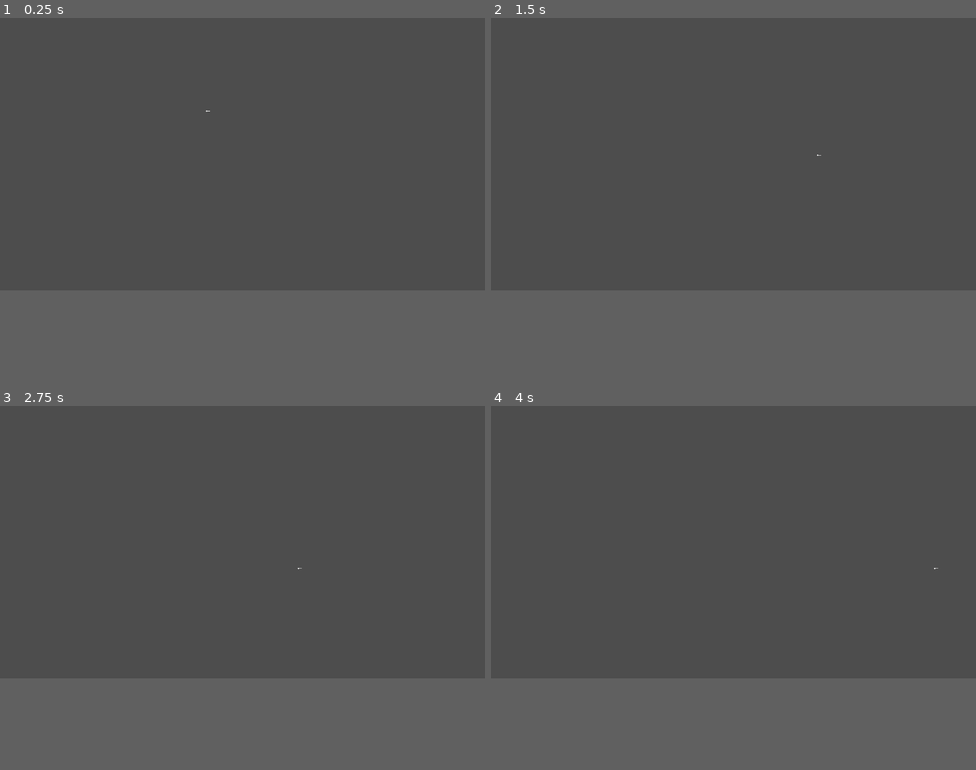
Above: before the commit, frames 1-4 (two rows, left to right).
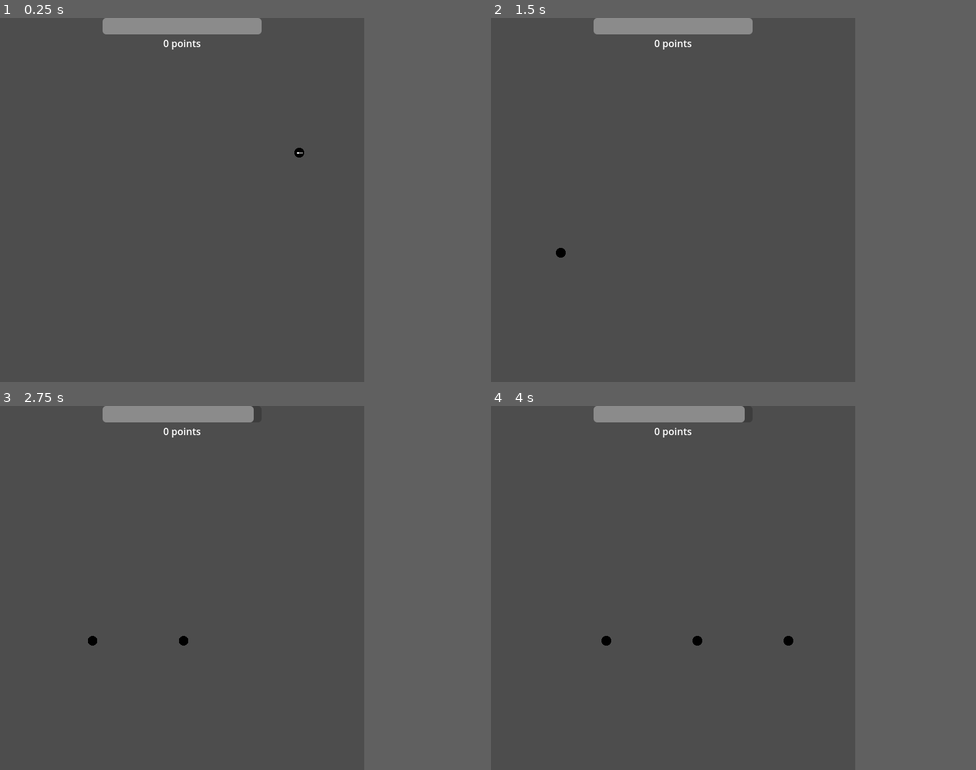
Above: after the commit, the same moments.

Repository: the-alex-g/0Hour-2024
Game: Godot game, scene res://world/world.tscn
Same seed, same stepped clock (60 frames per second), same inputs: the game is played once before the commit and once after it.
Inputs:
- Up to frame 1 (0.25 s): no input
- Up to frame 2 (1.5 s): hold Shift (shift) 0.53-1.28 s; hold D (right) from 0.53 s (still down); tap Space (jump) at 0.77 s; tap Shift (shift) at 1.35 s
- Up to frame 3 (2.75 s): tap Space (jump) at 1.52 s; release D (right) at 2.03 s; hold A (left) from 2.03 s (still down); hold Shift (shift) from 2.03 s (still down)
- Up to frame 4 (4 s): release A (left) at 2.78 s; release Shift (shift) at 2.78 s; hold D (right) from 2.78 s (still down); tap Shift (shift) at 2.85 s; tap Space (jump) at 3.02, 3.77 s; hold Shift (shift) from 3.53 s (still down)
In our replay, the window is 799x449 before the commit and 600x600 after it. These sizes can differ from the game's own. Grey fills any space a smaller window leaves; there, only what the larger window draws over its background counts as a difference.

The runs differ from the first frame. In frame 1, 1.6% of the frame differs, in the area x 21-63%, y 0-39%; in frame 2, 1.6%; in frame 3, 1.6%; in frame 4, 1.6%, in the area x 21-93%, y 0-66%.

Commit message:
Finish the game?

Diff:
--- a/project/enemy/enemy.gd
+++ b/project/enemy/enemy.gd
@@ -31,6 +31,10 @@
 	projectile.global_position = global_position
 	projectile.target = target.global_position
 
-	_cooldown_timer.start(cooldown_time)
+	_cooldown_timer.start(cooldown_time + randf() - 0.5)
 	await _cooldown_timer.timeout
 	_can_attack = true
+
+
+func _draw() -> void:
+	draw_circle(Vector2.ZERO, 8, Color.BLACK)
--- a/project/enemy/enemy.tscn
+++ b/project/enemy/enemy.tscn
@@ -6,10 +6,12 @@
 size = Vector2(16, 16)
 
 [node name="Enemy" type="CharacterBody2D"]
+collision_mask = 0
 script = ExtResource("1_vb6eh")
 
 [node name="CollisionShape2D" type="CollisionShape2D" parent="."]
 shape = SubResource("RectangleShape2D_rwt15")
 
 [node name="CooldownTimer" type="Timer" parent="."]
+wait_time = 3.0
 one_shot = true
--- a/project/enemy/enemy_spawner.gd
+++ b/project/enemy/enemy_spawner.gd
@@ -2,9 +2,17 @@
 
 var target : Player
 
+var enemy_count := 0
+
 
 func _on_timer_timeout() -> void:
-	var enemy := preload("res://enemy/enemy.tscn").instantiate()
-	enemy.global_position = global_position
-	enemy.target = target
-	get_parent().add_child(enemy)
+	if enemy_count < 3:
+		var enemy := preload("res://enemy/enemy.tscn").instantiate()
+		enemy.global_position = global_position
+		enemy.target = target
+		get_parent().add_child(enemy)
+		enemy_count += 1
+
+		await enemy.tree_exited
+
+		enemy_count -= 1
--- a/project/enemy/projectile.gd
+++ b/project/enemy/projectile.gd
@@ -12,3 +12,7 @@
 	if body is Player:
 		body.health -= 5
 		queue_free()
+
+
+func _draw() -> void:
+	draw_circle(Vector2.ZERO, 4, Color.ORANGE_RED)
--- a/project/enemy/projectile.tscn
+++ b/project/enemy/projectile.tscn
@@ -3,6 +3,7 @@
 [ext_resource type="Script" path="res://enemy/projectile.gd" id="1_ukiiv"]
 
 [sub_resource type="CircleShape2D" id="CircleShape2D_njdt2"]
+radius = 4.0
 
 [node name="Projectile" type="Area2D"]
 script = ExtResource("1_ukiiv")
--- a/project/player/player.gd
+++ b/project/player/player.gd
@@ -1,11 +1,22 @@
 class_name Player
 extends CharacterBody2D
+
+signal health_updated(new_health: int)
+signal gained_point
 
 const GRAVITY := 15
 
 @export var speed := 200.0
 @export var jump_strength := 200.0
-@export var health := 100.0
+@export var health := 100 :
+	set(value):
+		if value > 0:
+			health = value
+		else:
+			health = 0
+		health_updated.emit(health)
+
+var _can_defend := true
 
 @onready var _weapon : Area2D = $Weapon
 
@@ -20,30 +31,42 @@
 		velocity.y = -jump_strength
 
 	var action := Input.get_vector("weapon_left", "weapon_right", "weapon_up", "weapon_down")
-	if action != Vector2.ZERO:
+
+	if $Weapon/AnimatedSprite2D.animation == "defend":
+		for area: Area2D in _weapon.get_overlapping_areas():
+			if area is Projectile:
+				area.queue_free()
+				gained_point.emit()
+	elif $Weapon/AnimatedSprite2D.animation == "attack":
+		for body: PhysicsBody2D in _weapon.get_overlapping_bodies():
+			if body is Enemy:
+				body.queue_free()
+				gained_point.emit()
+				gained_point.emit()
+	elif action != Vector2.ZERO:
 		_weapon.rotation = action.angle()
-		if $Weapon/AnimatedSprite2D.animation == "default":
-			if Input.is_action_pressed("shift"):
-				_defend()
-			else:
-				_attack()
+		if Input.is_action_pressed("shift") and _can_defend:
+			_defend()
+		else:
+			_attack()
 
 	move_and_slide()
 
 
 func _defend() -> void:
 	$Weapon/AnimatedSprite2D.play("defend")
-	for area: Area2D in _weapon.get_overlapping_areas():
-		if area is Projectile:
-			area.queue_free()
+	_can_defend = false
+	await get_tree().create_timer(1.5).timeout
+	_can_defend = true
 
 
 func _attack() -> void:
 	$Weapon/AnimatedSprite2D.play("attack")
-	for body: PhysicsBody2D in _weapon.get_overlapping_bodies():
-		if body is Enemy:
-			body.queue_free()
 
 
 func _on_animated_sprite_2d_animation_finished() -> void:
 	$Weapon/AnimatedSprite2D.play("default")
+
+
+func _draw() -> void:
+	draw_circle(Vector2.ZERO, 8, Color.BLACK)
--- a/project/player/player.tscn
+++ b/project/player/player.tscn
@@ -44,7 +44,7 @@
 }],
 "loop": true,
 "name": &"default",
-"speed": 5.0
+"speed": 10.0
 }, {
 "frames": [{
 "duration": 1.0,
@@ -52,7 +52,7 @@
 }],
 "loop": false,
 "name": &"defend",
-"speed": 5.0
+"speed": 1.0
 }]
 
 [node name="Player" type="CharacterBody2D"]
@@ -70,6 +70,7 @@
 [node name="AnimatedSprite2D" type="AnimatedSprite2D" parent="Weapon"]
 texture_filter = 1
 sprite_frames = SubResource("SpriteFrames_xy0lq")
+animation = &"defend"
 autoplay = "default"
 offset = Vector2(2, -0.5)
 
--- a/project/project.godot
+++ b/project/project.godot
@@ -14,6 +14,11 @@
 run/main_scene="res://world/world.tscn"
 config/features=PackedStringArray("4.3", "GL Compatibility")
 config/icon="res://icon.svg"
+
+[display]
+
+window/size/viewport_width=600
+window/size/viewport_height=600
 
 [input]
 
--- a/project/world/world.gd
+++ b/project/world/world.gd
@@ -1,7 +1,24 @@
 extends Node2D
+
+var _score := 0
+var _game_over := false
 
 
 # Called when the node enters the scene tree for the first time.
 func _ready() -> void:
 	$EnemySpawner.target = $Player
 	$EnemySpawner2.target = $Player
+
+
+func _on_player_health_updated(new_health: int) -> void:
+	$CanvasLayer/Control/ProgressBar.value = new_health
+	if new_health == 0:
+		_game_over = true
+		$CanvasLayer/Control/Label2.visible = true
+
+
+func _on_player_gained_point() -> void:
+	if _game_over:
+		return
+	_score += 1
+	$CanvasLayer/Control/Label.text = "%d points" % [_score]
--- a/project/world/world.tscn
+++ b/project/world/world.tscn
@@ -26,3 +26,56 @@
 
 [node name="EnemySpawner2" parent="." instance=ExtResource("3_kuj8x")]
 position = Vector2(1040, 387)
+
+[node name="CanvasLayer" type="CanvasLayer" parent="."]
+
+[node name="Control" type="Control" parent="CanvasLayer"]
+layout_mode = 3
+anchors_preset = 15
+anchor_right = 1.0
+anchor_bottom = 1.0
+grow_horizontal = 2
+grow_vertical = 2
+
+[node name="ProgressBar" type="ProgressBar" parent="CanvasLayer/Control"]
+layout_mode = 1
+anchors_preset = 5
+anchor_left = 0.5
+anchor_right = 0.5
+offset_left = -131.0
+offset_right = 131.0
+offset_bottom = 27.0
+grow_horizontal = 2
+value = 100.0
+show_percentage = false
+
+[node name="Label" type="Label" parent="CanvasLayer/Control"]
+layout_mode = 1
+anchors_preset = 5
+anchor_left = 0.5
+anchor_right = 0.5
+offset_left = -20.0
+offset_top = 30.0
+offset_right = 20.0
+offset_bottom = 53.0
+grow_horizontal = 2
+text = "0 points"
+
+[node name="Label2" type="Label" parent="CanvasLayer/Control"]
+visible = false
+layout_mode = 1
+anchors_preset = 8
+anchor_left = 0.5
+anchor_top = 0.5
+anchor_right = 0.5
+anchor_bottom = 0.5
+offset_left = -20.0
+offset_top = -11.5
+offset_right = 20.0
+offset_bottom = 11.5
+grow_horizontal = 2
+grow_vertical = 2
+text = "Game Over"
+
+[connection signal="gained_point" from="Player" to="." method="_on_player_gained_point"]
+[connection signal="health_updated" from="Player" to="." method="_on_player_health_updated"]
